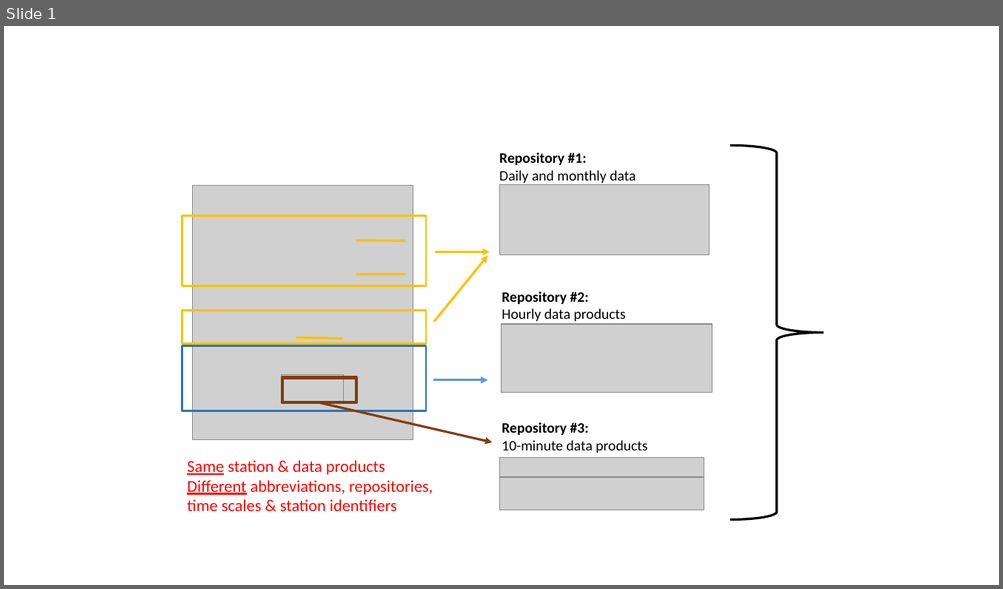
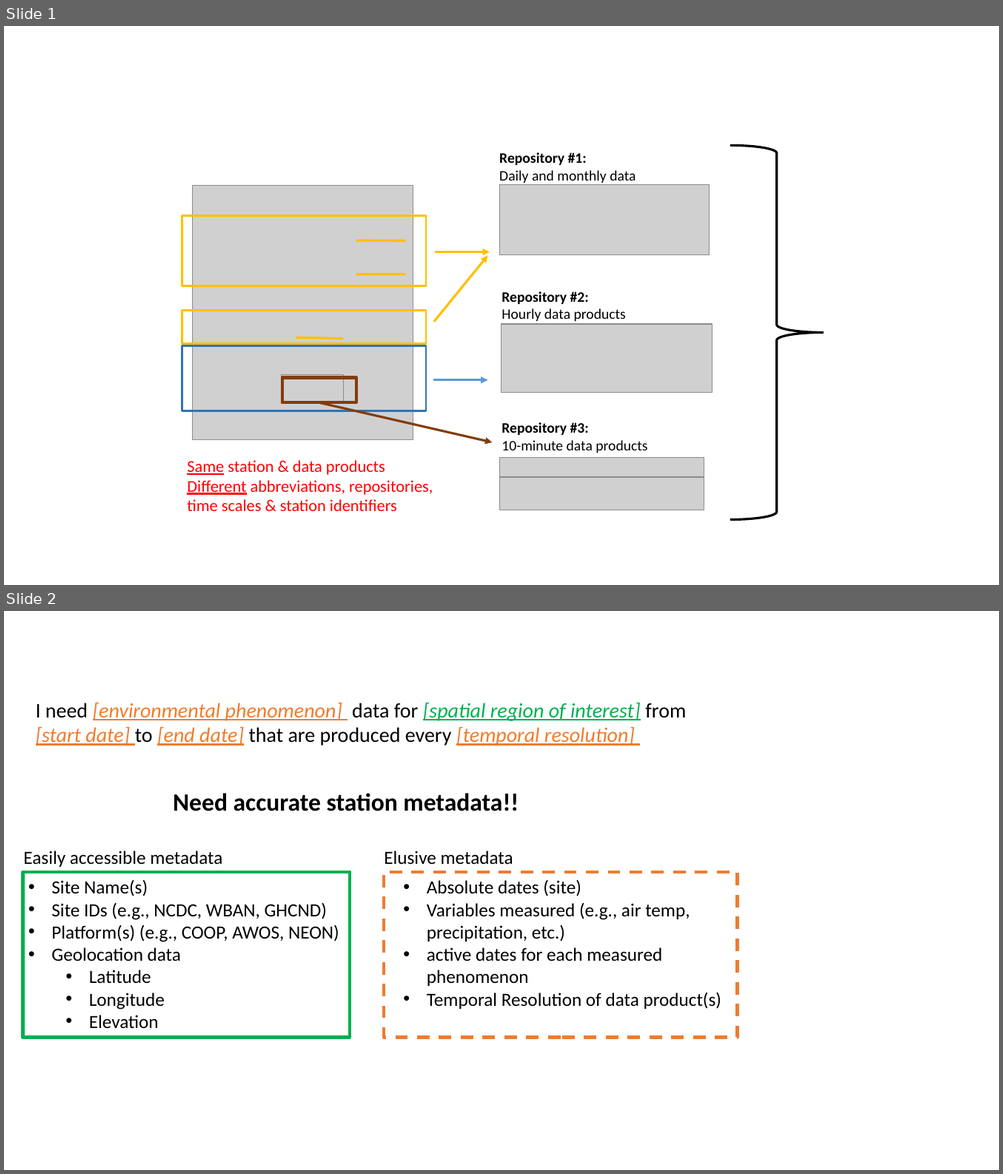
Before and after one commit to jaroberti/metScanR, a slide deck: AMS2018/slidesForGH.pptx. Shown one above the other, each under a label of ours: slide 1 before the commit, slides 1 and 2 after it. The pictures are 1003x589 and 1003x1174 pixels, drawn with LibreOffice and Linux fonts; fonts in the diff are those of the drawing; grey boxes stand for pictures. Boxes give left, top, right and bottom in pixels: in the first picture for what was removed or moved away, otherwise in the second. Text is boxed around its words. In the diff, an @@ line names an element or a change of style, - is before the commit and + after.

```diff
--- a/AMS2018/slidesForGH.pptx
+++ b/AMS2018/slidesForGH.pptx
@@ slide 2 added at (x1=4, y1=611, x2=999, y2=1170), background #FFFFFF @@
@@ text added at (x1=36, y1=702, x2=686, y2=746), 20 pt, text #ED7D31, italic, underline @@
+I need [environmental phenomenon] data for [spatial region of interest] from [start date] to [end date] that are produced every [temporal resolution]
@@ text added at (x1=173, y1=793, x2=518, y2=812), 24 pt, text #000000, bold @@
+Need accurate station metadata!!
@@ text added at (x1=23, y1=851, x2=222, y2=867), 18 pt, text #000000 @@
+Easily accessible metadata
@@ text added at (x1=384, y1=851, x2=513, y2=865), 18 pt, text #000000 @@
+Elusive metadata
@@ rectangle added at (x1=22, y1=872, x2=350, y2=1038), outline #00B050 3 pt @@
@@ rectangle added at (x1=384, y1=872, x2=737, y2=1038), outline #ED7D31 3 pt dashed @@
@@ text added at (x1=51, y1=880, x2=339, y2=1028), 18 pt, text #000000 @@
+• Site Name(s)
+• Site IDs (e.g., NCDC, WBAN, GHCND)
+• Platform(s) (e.g., COOP, AWOS, NEON)
+• Geolocation data
+  • Latitude
+  • Longitude
+  • Elevation
@@ text added at (x1=427, y1=880, x2=721, y2=1009), 18 pt, text #000000 @@
+• Absolute dates (site)
+• Variables measured (e.g., air temp, precipitation, etc.)
+• active dates for each measured phenomenon
+• Temporal Resolution of data product(s)
```
Also in this commit, not shown: 3 other files.
